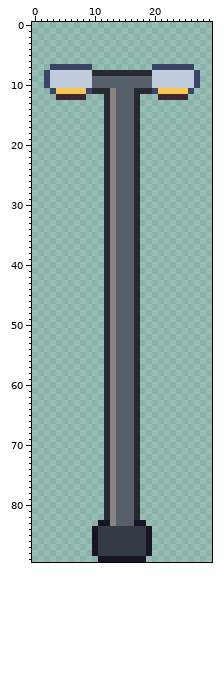
A pixel-art file gets an edit: art/roadside/roadside-street-lamp@50.aseprite. The first picture shows the starting point.
30x90 pixels, 1 frame.
After the commit:
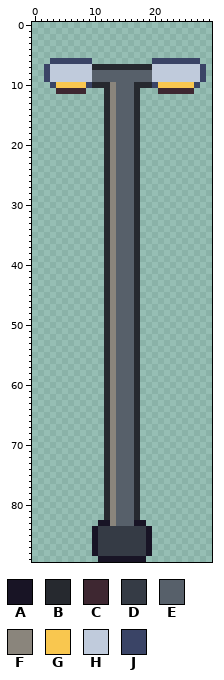
Palette (. is transparent): A #181425  B #26292f  C #3e2731  D #353b45  E #57606a  F #8a857c  G #f9c74f  H #c0cbdc  J #3a4466
Changes in this commit:
@@ x 0..29 @@
  5 ..............................
- 6 ..............................
- 7 ...JJJJJJJ..........JJJJJJJ...
- 8 ..JHHHHHHHBBBBBBBBBBHHHHHHHJ..
- 9 ..JHHHHHHHEEEEEEEEEEHHHHHHHJ..
-10 ..JHHHHHHHEEEEEEEEEEHHHHHHHJ..
-11 ...JGGGGGJBBBFEEEBBBJGGGGGJ...
-12 ....CCCCC...BFEEEB...CCCCC....
+ 6 ...JJJJJJJ..........JJJJJJJJ..
+ 7 ..JHHHHHHHBBBBBBBBBBHHHHHHHHJ.
+ 8 ..JHHHHHHHEEEEEEEEEEHHHHHHHHJ.
+ 9 ..JHHHHHHHEEEEEEEEEEHHHHHHHHJ.
+10 ...JGGGGGJBBBFEEEBBBJGGGGGGJ..
+11 ....CCCCC...BFEEEB...CCCCCC...
+12 ............BFEEEB............
 13 ............BFEEEB............
